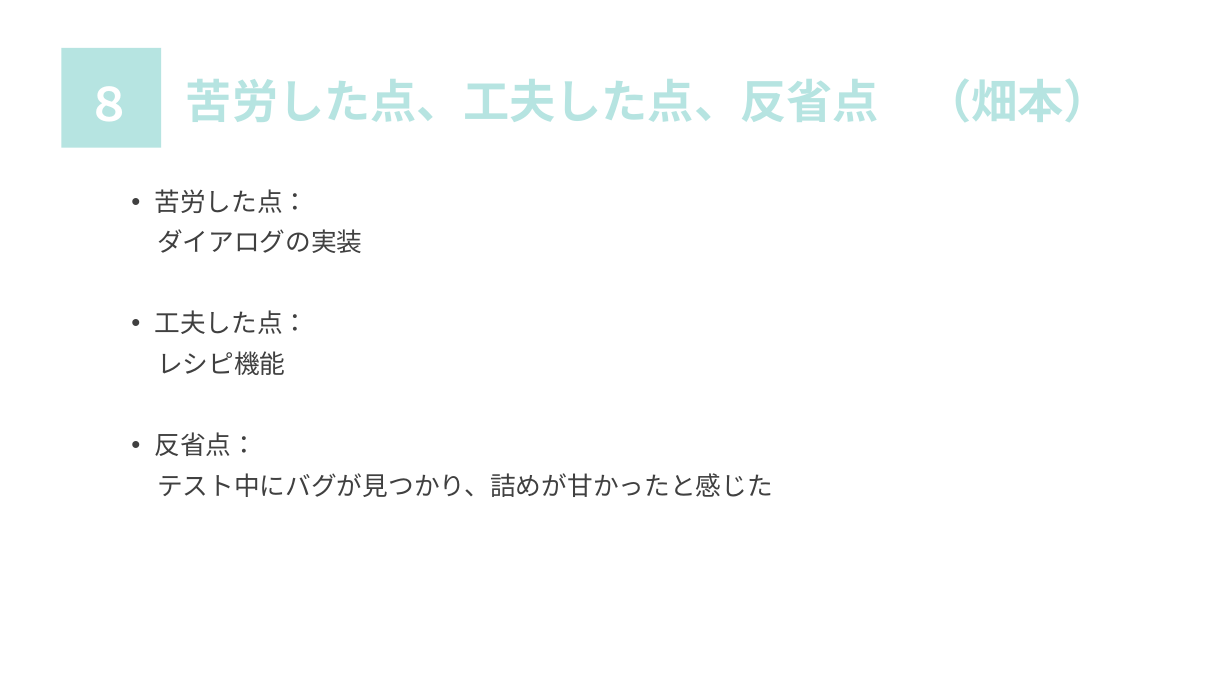
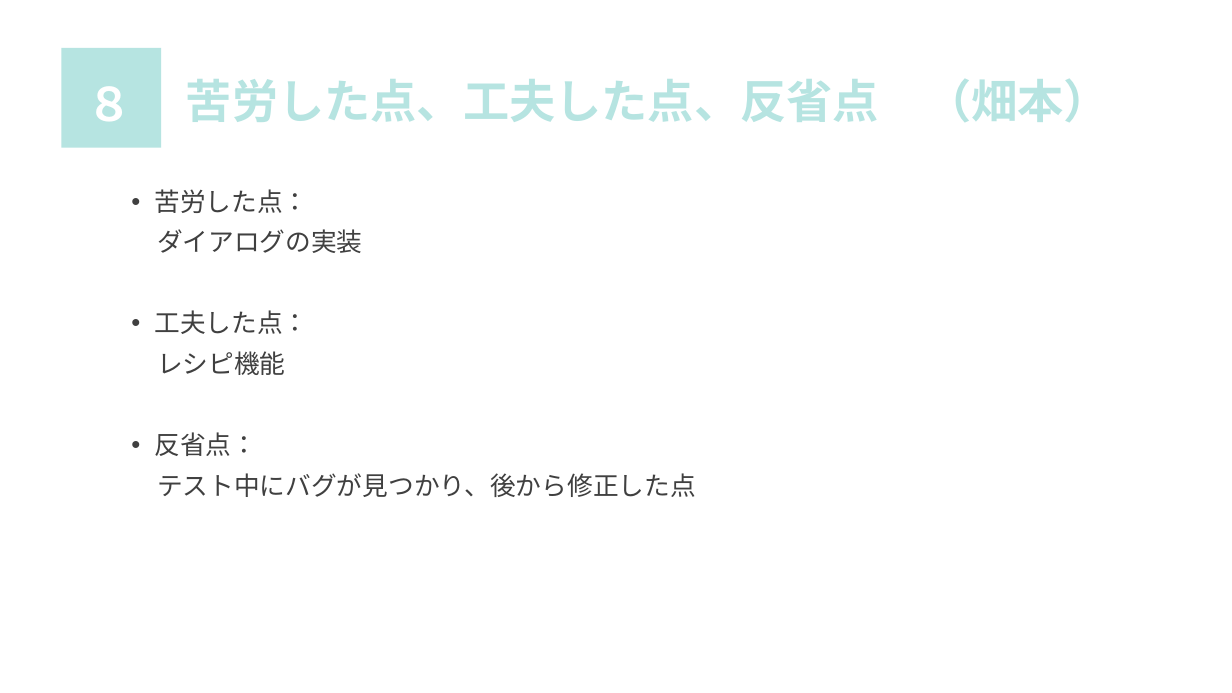
Before and after one commit to sss-sr2021/OTOME, a slide deck: slide 10 of 発表資料/発表資料.pptx. Drawn at 1232x693 pixels with LibreOffice and Linux fonts; fonts in the diff are those of the drawing. Boxes give left, top, right and bottom in pixels: in the first picture for what was removed or moved away, otherwise in the second. Text is boxed around its words. In the diff, an @@ line names an element or a change of style, - is before the commit and + after.

```diff
--- a/発表資料/発表資料.pptx
+++ b/発表資料/発表資料.pptx
@@ text at <box>157,473,696,497</box>: text changed @@
-テスト中にバグが見つかり、詰めが甘かったと感じた
+テスト中にバグが見つかり、後から修正した点
```
Also in this commit, not shown: 1 other slide changed.
